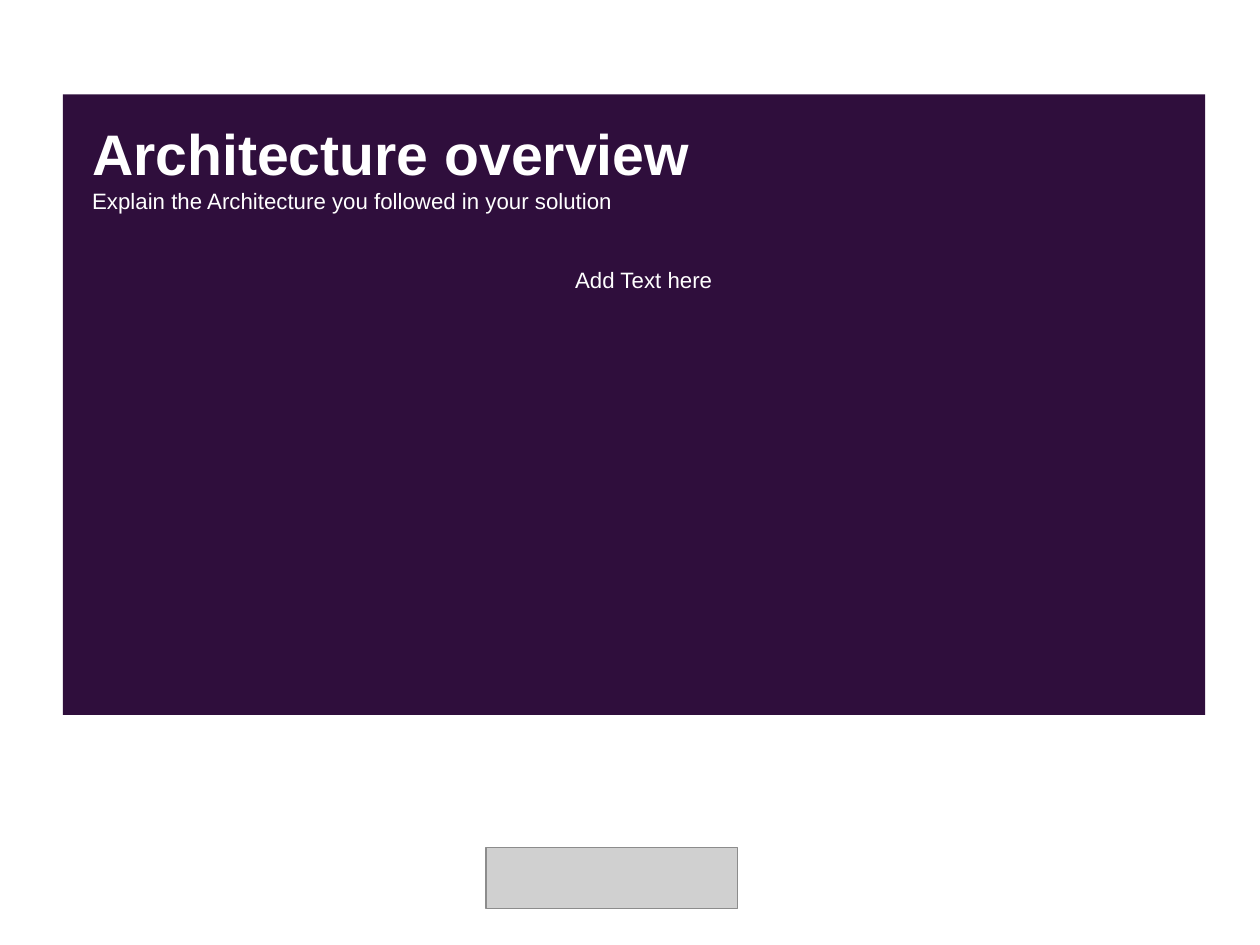
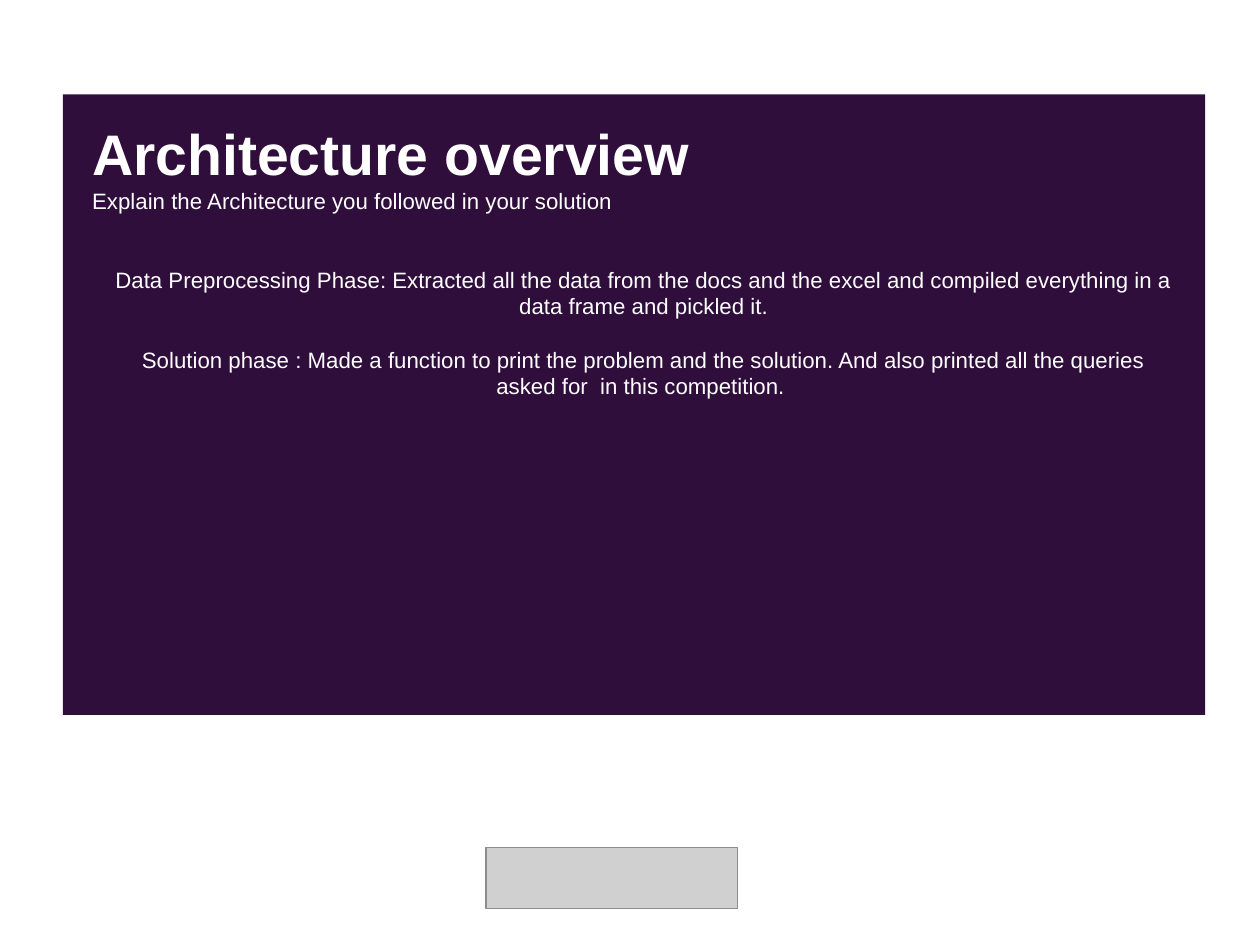
Before and after one commit to arkahome/im-ml, a slide deck: slide 6 of SolutionPresentation.pptx. Drawn at 1260x945 pixels with LibreOffice and Linux fonts; fonts in the diff are those of the drawing; grey boxes stand for pictures. Boxes give left, top, right and bottom in pixels: in the first picture for what was removed or moved away, otherwise in the second. Text is boxed around its words. In the diff, an @@ line names an element or a change of style, - is before the commit and + after.

```diff
--- a/SolutionPresentation.pptx
+++ b/SolutionPresentation.pptx
@@ text at (x1=115, y1=272, x2=1170, y2=399): text changed @@
-Add Text here
+Data Preprocessing Phase: Extracted all the data from the docs and the excel and compiled everything in a data frame and pickled it.
+Solution phase : Made a function to print the problem and the solution. And also printed all the queries asked for in this competition.
```
Also in this commit, not shown: 11 other slides changed, 1 slide added, 1 slide removed.
